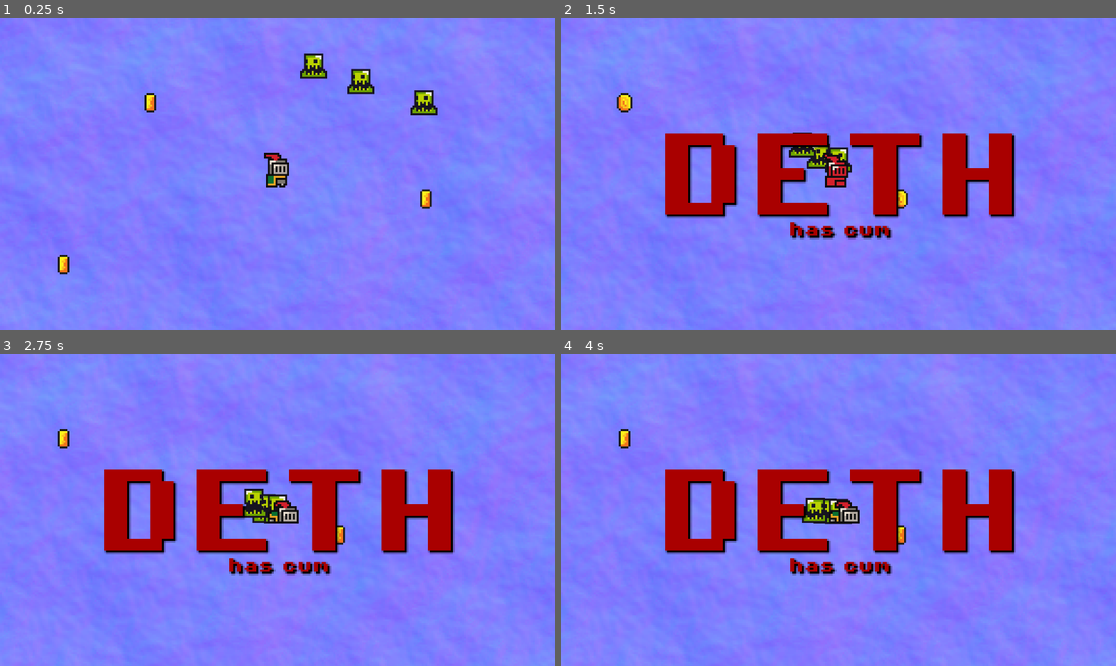
Above: before the commit, frames 1-4 (two rows, left to right).
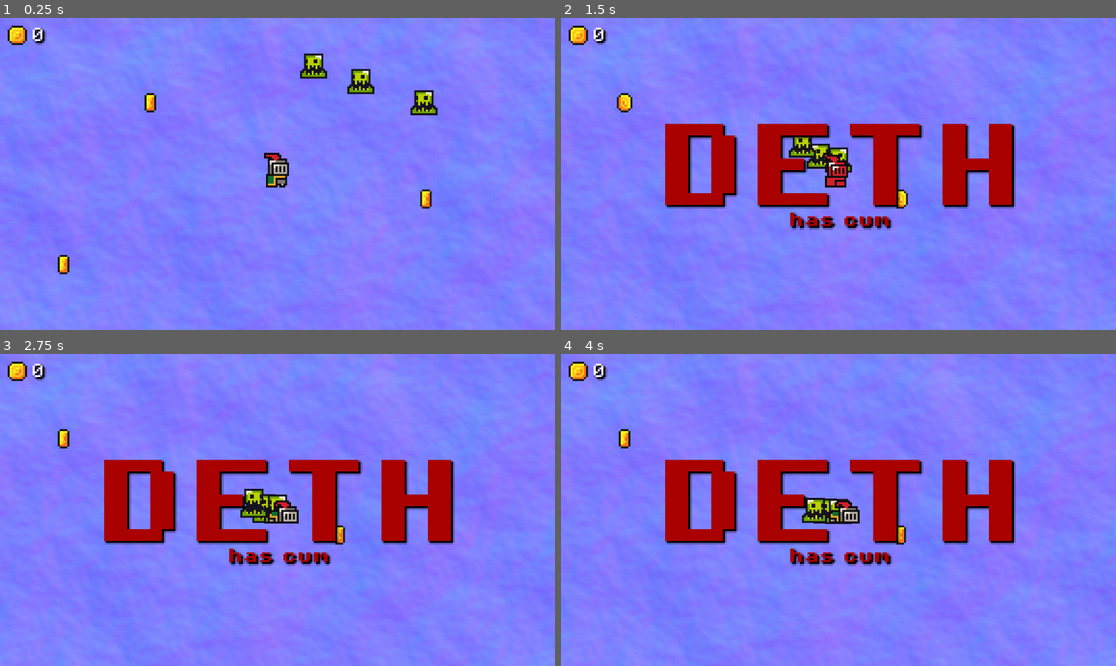
Above: after the commit, the same moments.

Repository: ax1m/unnamed-survivorslike
Game: Godot game, scene res://scenes/game.tscn
Same seed, same stepped clock (60 frames per second), same inputs: the game is played once before the commit and once after it.
Inputs:
- Up to frame 1 (0.25 s): no input
- Up to frame 2 (1.5 s): hold D (move_right) 0.53-1.28 s; hold S (move_down) from 1.28 s (still down)
- Up to frame 3 (2.75 s): release S (move_down) at 2.03 s; hold D (move_right) from 2.03 s (still down)
- Up to frame 4 (4 s): release D (move_right) at 2.78 s; hold W (move_up) 2.78-3.53 s; hold A (move_left) from 3.53 s (still down)

The runs differ from the first frame. In frame 1, 0.3% of the frame differs, in the area x 1-9%, y 2-9%; in frame 2, 6.8%; in frame 3, 6.8%, in the area x 1-82%, y 2-72%; in frame 4, 6.8%.

Commit message:
added some ui elements

Diff:
--- a/scenes/game.tscn
+++ b/scenes/game.tscn
@@ -1,10 +1,13 @@
-[gd_scene load_steps=10 format=3 uid="uid://ctvbedw7wunle"]
+[gd_scene load_steps=13 format=3 uid="uid://ctvbedw7wunle"]
 
 [ext_resource type="PackedScene" uid="uid://bah2psdn7po0r" path="res://scenes/player.tscn" id="1_uwrxv"]
 [ext_resource type="Script" uid="uid://dj2d0hp6gcir6" path="res://scripts/game.gd" id="1_yqjtg"]
 [ext_resource type="FontFile" uid="uid://8t764y7m17al" path="res://assets/brackeys_platformer_assets/fonts/PixelOperator8-Bold.ttf" id="3_iywne"]
 [ext_resource type="PackedScene" uid="uid://c2h1ufoy8dls8" path="res://scenes/coin.tscn" id="3_lnu2h"]
+[ext_resource type="FontFile" uid="uid://cc23hpjk25mv6" path="res://assets/brackeys_platformer_assets/fonts/PixelOperator8.ttf" id="4_gee14"]
 [ext_resource type="PackedScene" uid="uid://c8t7nu33fyu0y" path="res://scenes/enemy.tscn" id="4_lbhrr"]
+[ext_resource type="Texture2D" uid="uid://bd2fvlmrvwdn6" path="res://assets/brackeys_platformer_assets/sprites/coin.png" id="5_0tnpc"]
+[ext_resource type="Script" uid="uid://bph5rvqguc7rh" path="res://scripts/game_manager.gd" id="6_p57ef"]
 
 [sub_resource type="Gradient" id="Gradient_iywne"]
 
@@ -41,20 +44,26 @@
 [node name="Player" parent="." instance=ExtResource("1_uwrxv")]
 position = Vector2(0, -5)
 
-[node name="Label" type="Label" parent="Player"]
+[node name="Camera2D" type="Camera2D" parent="Player"]
+position = Vector2(0, 5)
+zoom = Vector2(4, 4)
+
+[node name="UI" type="Node2D" parent="Player"]
+z_index = 999
+
+[node name="Deth" type="Label" parent="Player/UI"]
 visible = false
-z_index = 10
 offset_left = -96.0
-offset_top = -16.0
+offset_top = -21.0
 offset_right = 96.0
-offset_bottom = 32.0
+offset_bottom = 27.0
 theme_override_colors/font_color = Color(0.662745, 0, 0, 1)
 theme_override_colors/font_shadow_color = Color(0, 0, 0, 1)
 theme_override_fonts/font = ExtResource("3_iywne")
 theme_override_font_sizes/font_size = 48
 text = "DETH"
 
-[node name="Label" type="Label" parent="Player/Label"]
+[node name="Label" type="Label" parent="Player/UI/Deth"]
 layout_mode = 0
 offset_left = 70.0
 offset_top = 46.0
@@ -66,29 +75,24 @@
 theme_override_font_sizes/font_size = 8
 text = "has cum"
 
-[node name="Camera2D" type="Camera2D" parent="Player"]
-position = Vector2(0, 5)
-zoom = Vector2(4, 4)
+[node name="Score" type="Label" parent="Player/UI"]
+offset_left = -128.0
+offset_top = -71.0
+offset_right = -88.0
+offset_bottom = -48.0
+theme_override_colors/font_color = Color(1, 1, 1, 1)
+theme_override_colors/font_shadow_color = Color(0, 0, 0, 1)
+theme_override_fonts/font = ExtResource("4_gee14")
+theme_override_font_sizes/font_size = 8
+text = "0"
 
-[node name="Coin" parent="." instance=ExtResource("3_lnu2h")]
-position = Vector2(-66, -37)
+[node name="Sprite2D" type="Sprite2D" parent="Player/UI/Score"]
+position = Vector2(-7, 4)
+texture = ExtResource("5_0tnpc")
+region_enabled = true
+region_rect = Rect2(0, 0, 15.9339, 16)
 
-[node name="Coin2" parent="." instance=ExtResource("3_lnu2h")]
-position = Vector2(-111, 47)
-
-[node name="Coin3" parent="." instance=ExtResource("3_lnu2h")]
-position = Vector2(77, 13)
-
-[node name="Enemy" parent="." instance=ExtResource("4_lbhrr")]
-position = Vector2(50, -61)
-
-[node name="Enemy2" parent="." instance=ExtResource("4_lbhrr")]
-position = Vector2(22, -71)
-
-[node name="Enemy3" parent="." instance=ExtResource("4_lbhrr")]
-position = Vector2(85, -47)
-
-[node name="TextureRect" type="TextureRect" parent="."]
+[node name="Background" type="TextureRect" parent="."]
 z_index = -5
 offset_left = -5e+06
 offset_top = -5e+06
@@ -98,7 +102,33 @@
 stretch_mode = 1
 script = SubResource("GDScript_lnu2h")
 
-[node name="Timer" type="Timer" parent="."]
+[node name="GameManager" type="Node" parent="."]
+unique_name_in_owner = true
+script = ExtResource("6_p57ef")
+
+[node name="Timer" type="Timer" parent="GameManager"]
 wait_time = 2.0
 
-[connection signal="timeout" from="Timer" to="." method="_on_timer_timeout"]
+[node name="Coins" type="Node" parent="."]
+
+[node name="Coin" parent="Coins" instance=ExtResource("3_lnu2h")]
+position = Vector2(-66, -37)
+
+[node name="Coin2" parent="Coins" instance=ExtResource("3_lnu2h")]
+position = Vector2(-111, 47)
+
+[node name="Coin3" parent="Coins" instance=ExtResource("3_lnu2h")]
+position = Vector2(77, 13)
+
+[node name="Enemies" type="Node" parent="."]
+
+[node name="Enemy" parent="Enemies" instance=ExtResource("4_lbhrr")]
+position = Vector2(50, -61)
+
+[node name="Enemy2" parent="Enemies" instance=ExtResource("4_lbhrr")]
+position = Vector2(22, -71)
+
+[node name="Enemy3" parent="Enemies" instance=ExtResource("4_lbhrr")]
+position = Vector2(85, -47)
+
+[connection signal="timeout" from="GameManager/Timer" to="." method="_on_timer_timeout"]
--- a/scripts/coin.gd
+++ b/scripts/coin.gd
@@ -1,6 +1,8 @@
 extends Area2D
+
+@onready var game_manager: Node = %GameManager
 
 
 func _on_body_entered(body: Node2D) -> void:
-	print("coin get!")
+	game_manager.add_score(1)
 	queue_free()
--- a/scripts/enemy.gd
+++ b/scripts/enemy.gd
@@ -2,7 +2,7 @@
 
 const SPEED = 40
 
-@onready var player: CharacterBody2D = $"../Player"
+@onready var player: CharacterBody2D = $"../../Player"
 @onready var sprite: AnimatedSprite2D = $AnimatedSprite2D
 
 
--- a/scripts/game.gd
+++ b/scripts/game.gd
@@ -10,7 +10,6 @@
 func _process(delta: float) -> void:
 	pass
 
-
 func _on_timer_timeout() -> void:
 	Engine.time_scale = 1
 	get_tree().reload_current_scene()
--- /dev/null
+++ b/scripts/game_manager.gd
@@ -0,0 +1,9 @@
+extends Node
+
+var score = 0
+
+@onready var score_label: Label = $"../Player/UI/Score"
+
+func add_score(inc):
+	score += inc
+	score_label.text = str(score)
--- a/scripts/player.gd
+++ b/scripts/player.gd
@@ -6,8 +6,8 @@
 var hitpoints = 1
 
 @onready var sprite = $AnimatedSprite2D
-@onready var timer: Timer = $"../Timer"
-@onready var label: Label = $Label
+@onready var timer: Timer = $"../GameManager/Timer"
+@onready var deth_label: Label = $UI/Deth
 
 func _physics_process(delta: float) -> void:
 
@@ -31,7 +31,7 @@
 func hit() -> void:
 	hitpoints -= 1
 	if hitpoints == 0:
-		label.visible = true
+		deth_label.visible = true
 		Engine.time_scale = 0.5
 		set_physics_process(false)
 		sprite.play("deth")
Not shown, added: scripts/game_manager.gd.uid
